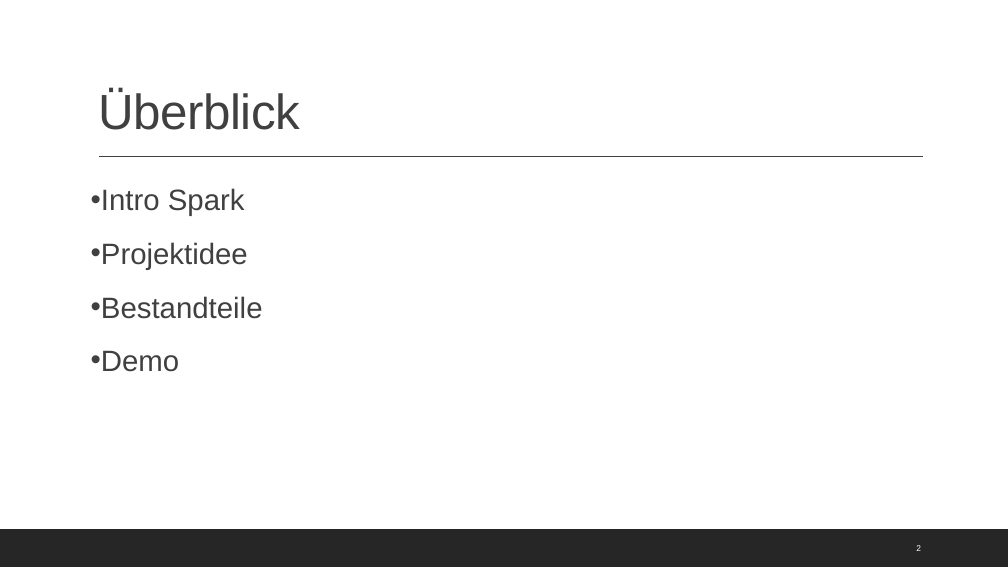
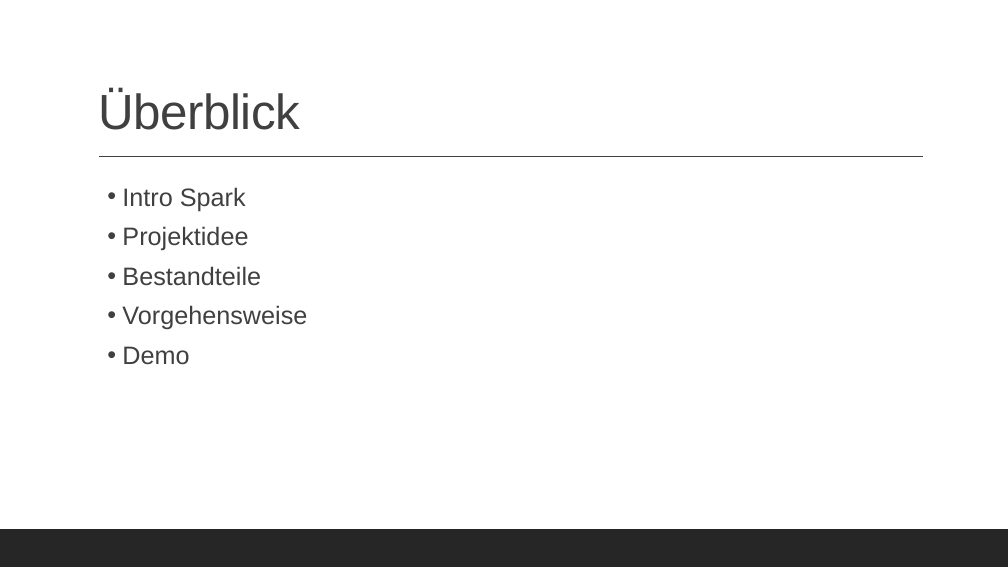
Before and after one commit to elisahub/bd-spark-bus-data, a slide deck: slide 2 of Presentation.pptx. Drawn at 1008x567 pixels with LibreOffice and Linux fonts; fonts in the diff are those of the drawing. Boxes give left, top, right and bottom in pixels: in the first picture for what was removed or moved away, otherwise in the second. Text is boxed around its words. In the diff, an @@ line names an element or a change of style, - is before the commit and + after.

```diff
--- a/Presentation.pptx
+++ b/Presentation.pptx
@@ text at [122, 187, 261, 365]: size 28 to 24 pt in "Intro Spark", "Projektidee", "Bestandteile", "Demo"; list level 1 to 2 in "Intro Spark"; list level 1 to 2 in "Projektidee"; list level 1 to 2 in "Bestandteile"; list level 1 to 2 in "Demo" @@
@@ text at [122, 305, 307, 329]: paragraph added @@
+  • Vorgehensweise
@@ page number removed at [916, 545, 921, 551] @@
-2
```
Also in this commit, not shown: 2 other slides changed, 6 slides added, 5 slides removed, 4 other files.
